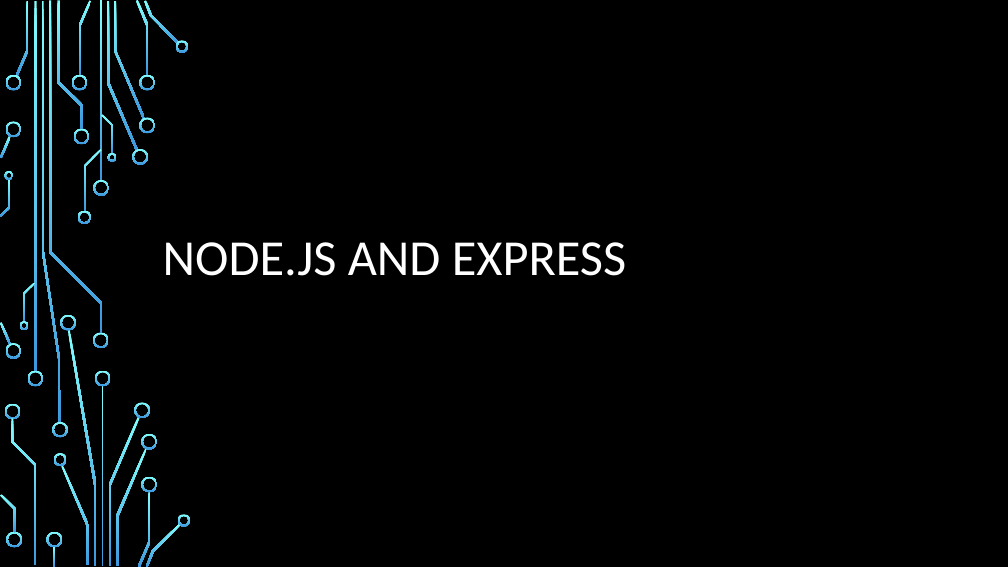
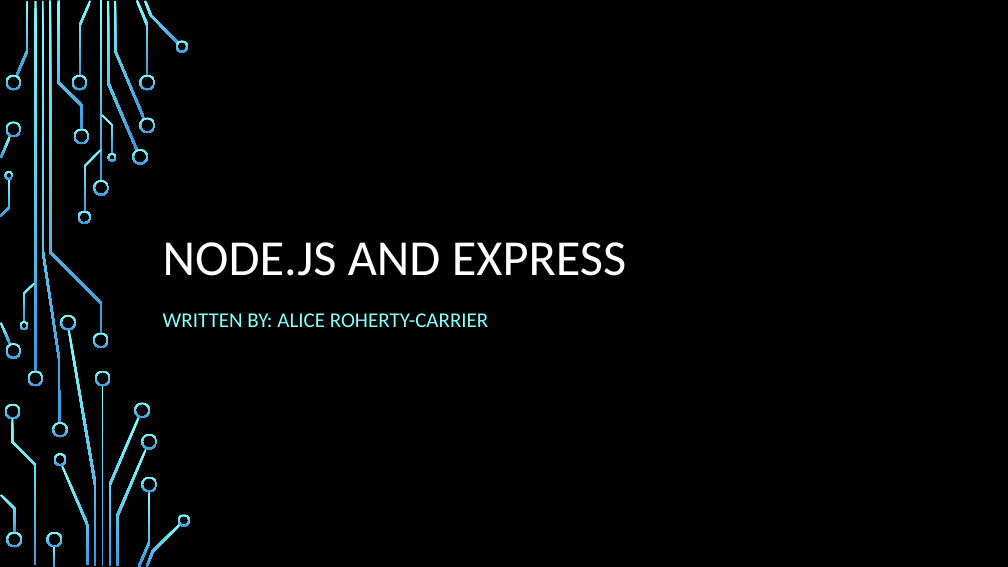
Before and after one commit to aliceroherty/ResearchProject, a slide deck: slide 1 of Presentation/Node.pptx. Drawn at 1008x567 pixels with LibreOffice and Linux fonts; fonts in the diff are those of the drawing; background and template pictures are left out. Boxes give left, top, right and bottom in pixels: in the first picture for what was removed or moved away, otherwise in the second. Text is boxed around its words. In the diff, an @@ line names an element or a change of style, - is before the commit and + after.

Commit message:
Created Demo for Completion During Presentation

```diff
--- a/Presentation/Node.pptx
+++ b/Presentation/Node.pptx
@@ subtitle added at [163,313,489,327], 20 pt, text #82FFFF @@
+WRITTEN BY: ALICE ROHERTY-CARRIER
```
Also in this commit, not shown: 9 other files.
